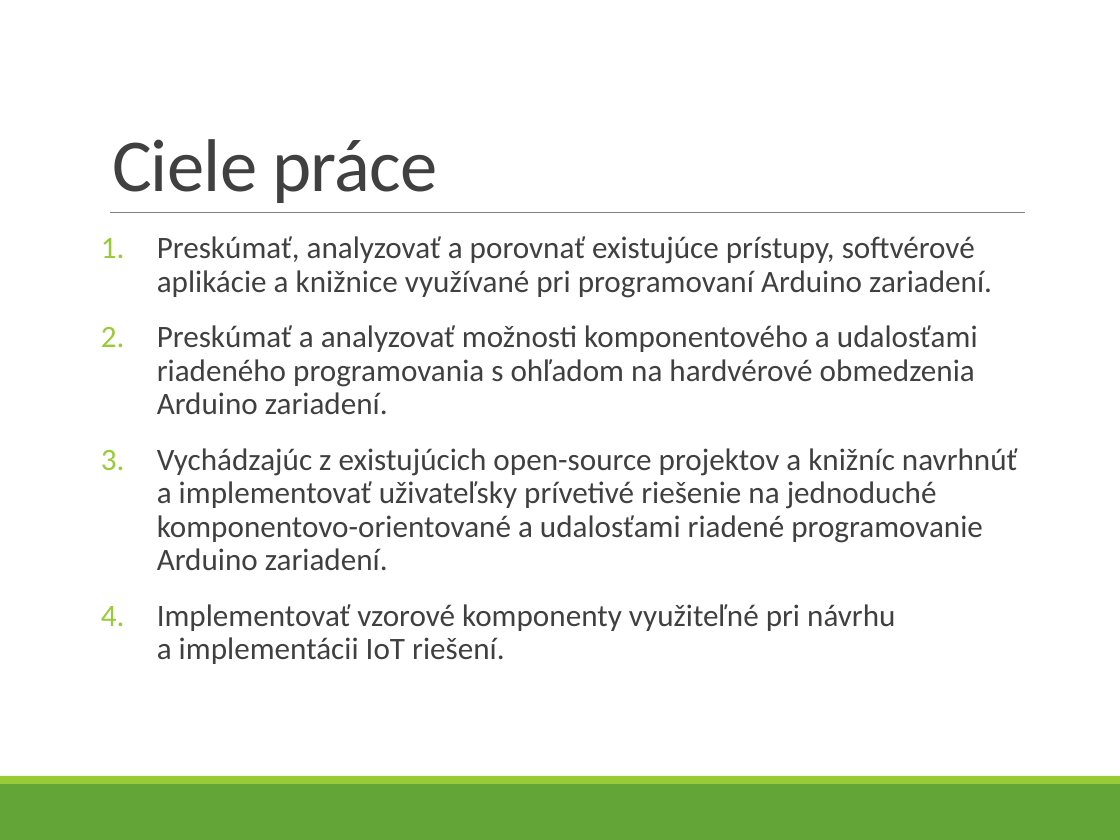
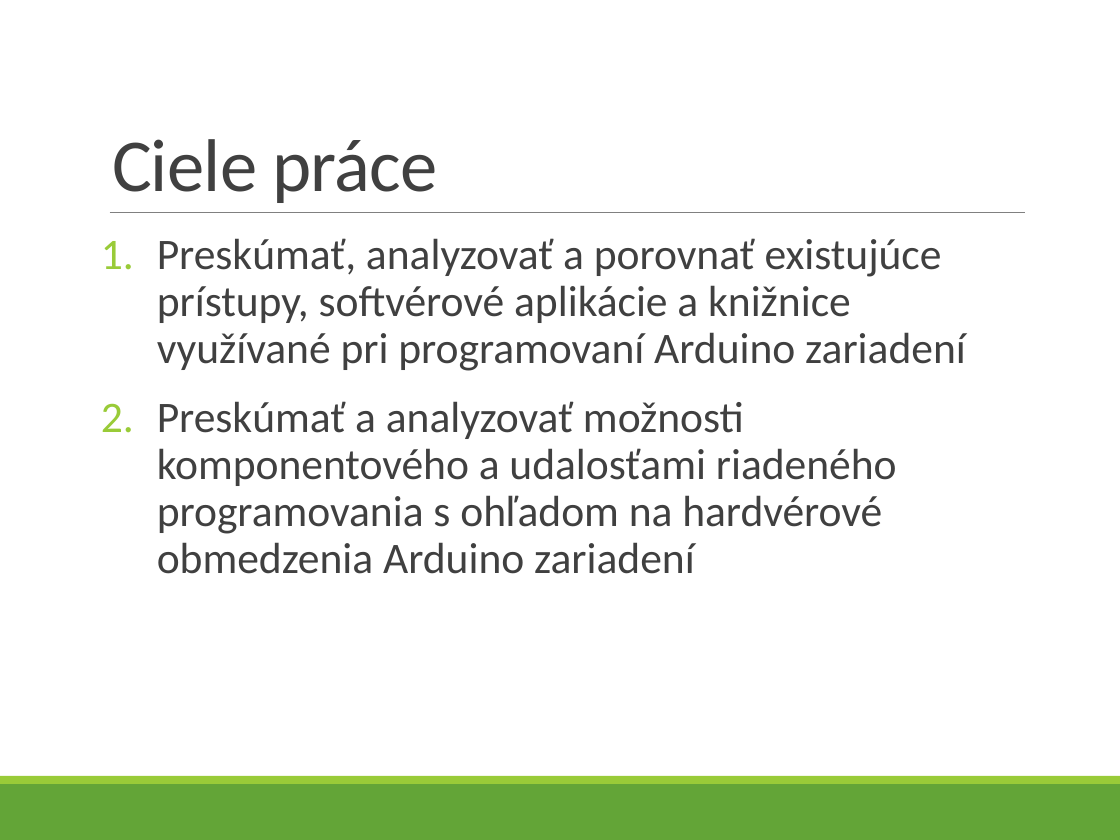
Before and after one commit to ppatrik/DiplomovaPraca, a slide deck: slide 12 of Prezentacie/prezentacia.pptx. Drawn at 1120x840 pixels with LibreOffice and Linux fonts; fonts in the diff are those of the drawing. Boxes give left, top, right and bottom in pixels: in the first picture for what was removed or moved away, otherwise in the second. Text is boxed around its words. In the diff, an @@ line names an element or a change of style, - is before the commit and + after.

```diff
--- a/Prezentacie/prezentacia.pptx
+++ b/Prezentacie/prezentacia.pptx
@@ text at (157,238,966,574): text changed; size 20 to 28 pt @@
-1. Preskúmať, analyzovať a porovnať existujúce prístupy, softvérové aplikácie a knižnice využívané pri programovaní Arduino zariadení.
-2. Preskúmať a analyzovať možnosti komponentového a udalosťami riadeného programovania s ohľadom na hardvérové obmedzenia Arduino zariadení.
-3. Vychádzajúc z existujúcich open-source projektov a knižníc navrhnúť a implementovať uživateľsky prívetivé riešenie na jednoduché komponentovo-orientované a udalosťami riadené programovanie Arduino zariadení.
-4. Implementovať vzorové komponenty využiteľné pri návrhu a implementácii IoT riešení.
+1. Preskúmať, analyzovať a porovnať existujúce prístupy, softvérové aplikácie a knižnice využívané pri programovaní Arduino zariadení
+2. Preskúmať a analyzovať možnosti komponentového a udalosťami riadeného programovania s ohľadom na hardvérové obmedzenia Arduino zariadení
```
Also in this commit, not shown: 7 other slides changed, 1 slide added, 2 other files.
